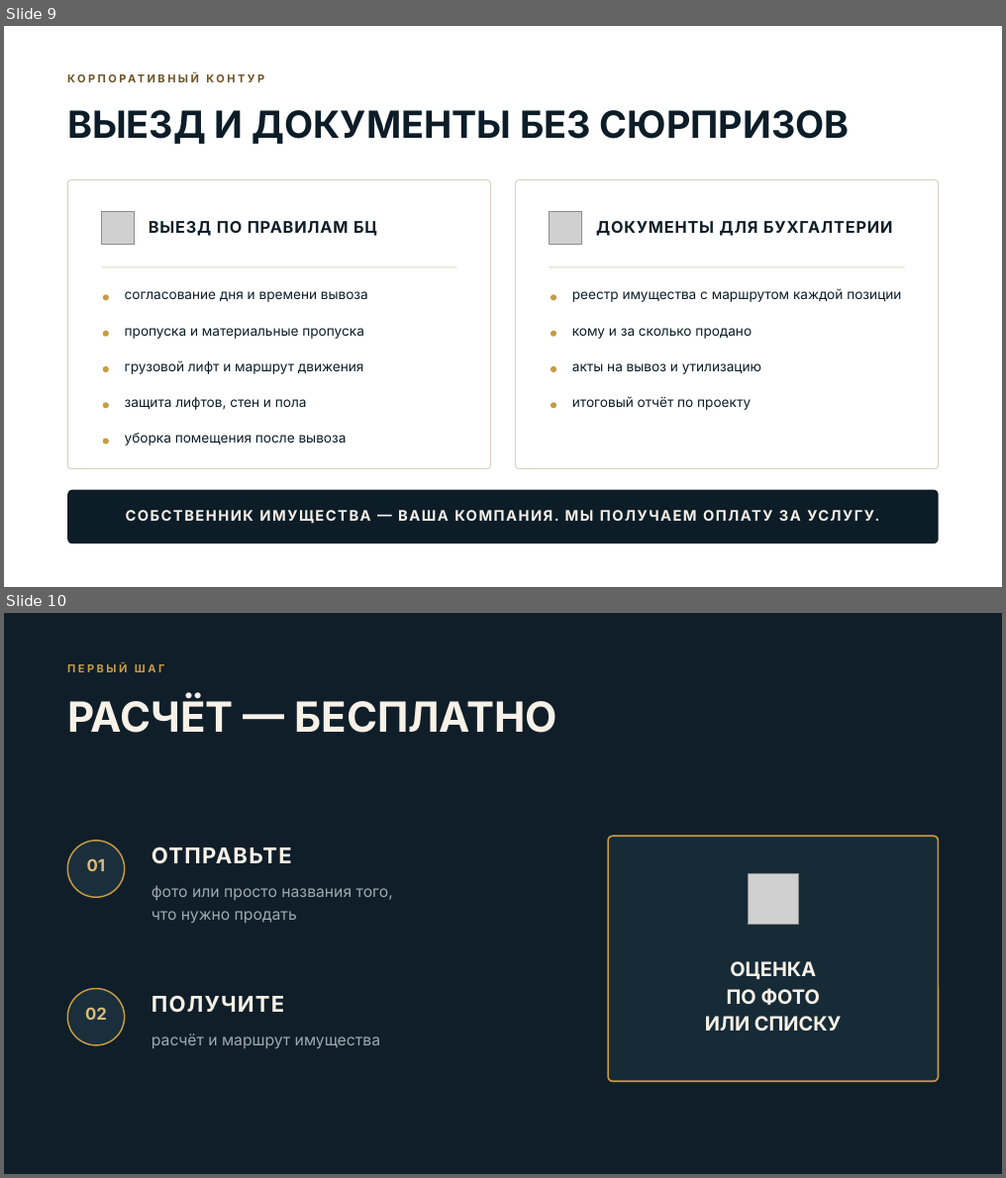
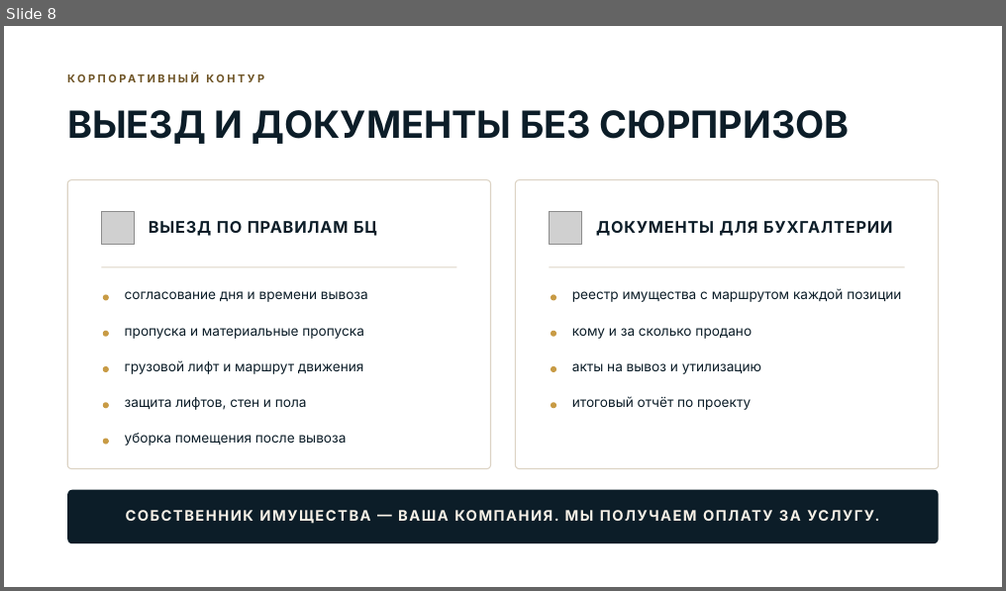
Before and after one commit to olegm1441-del/mysteryslavic-2026-07-19_16-47-00, a slide deck: presentations/office-client/Продай_за_меня_ОФИСЫ_клиентская.pptx. Shown one above the other, each under a label of ours: slides 9 and 10 before the commit, slide 8 after it. The pictures are 1006x1178 and 1006x591 pixels, drawn with LibreOffice and Linux fonts; fonts in the diff are those of the drawing; grey boxes stand for pictures; background and template pictures are left out; a plain dark background stands for a picture behind light text. Boxes give left, top, right and bottom in pixels: in the first picture for what was removed or moved away, otherwise in the second. Text is boxed around its words. In the diff, an @@ line names an element or a change of style, - is before the commit and + after.

```diff
--- a/presentations/office-client/Продай_за_меня_ОФИСЫ_клиентская.pptx
+++ b/presentations/office-client/Продай_за_меня_ОФИСЫ_клиентская.pptx
@@ slide 10 removed at bbox=[4, 613, 1002, 1174], background picture (left out) @@
@@ rectangle removed at bbox=[4, 613, 1002, 1174] @@
@@ text removed at bbox=[67, 664, 164, 672] @@
-ПЕРВЫЙ ШАГ
@@ text removed at bbox=[67, 697, 557, 733] @@
-РАСЧЁТ — БЕСПЛАТНО
@@ ellipse removed at bbox=[67, 841, 125, 897] @@
@@ text removed at bbox=[152, 847, 292, 864] @@
-ОТПРАВЬТЕ
@@ rounded rectangle removed at bbox=[608, 836, 939, 1081] @@
@@ text removed at bbox=[87, 859, 105, 871] @@
-01
@@ picture removed at bbox=[748, 873, 799, 925] @@
@@ text removed at bbox=[152, 885, 393, 923] @@
-фото или просто названия того,
-что нужно продать
@@ text removed at bbox=[705, 961, 842, 1031] @@
-ОЦЕНКА
-ПО ФОТО
-ИЛИ СПИСКУ
@@ ellipse removed at bbox=[67, 989, 125, 1046] @@
@@ text removed at bbox=[152, 995, 284, 1012] @@
-ПОЛУЧИТЕ
@@ text removed at bbox=[85, 1007, 107, 1020] @@
-02
@@ text removed at bbox=[152, 1034, 380, 1049] @@
-расчёт и маршрут имущества
@@ what was slide 9 is now slide 8 @@
```
Also in this commit, not shown: 7 slides changed, 1 other slide removed, 5 other files.
